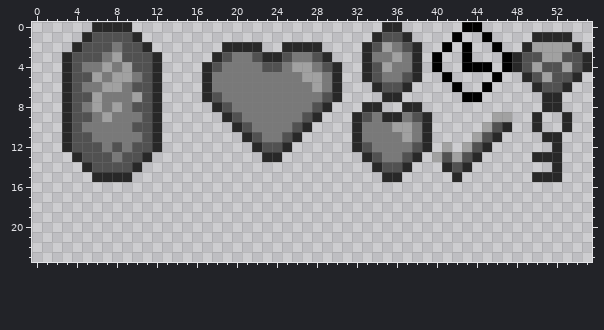
Pixel-art sprite: resources/img/tileset_level_universal.png. That is the earlier state.
The file is 256x32 pixels. The old version is drawn lined up with the new one, on the new canvas.
After the commit:
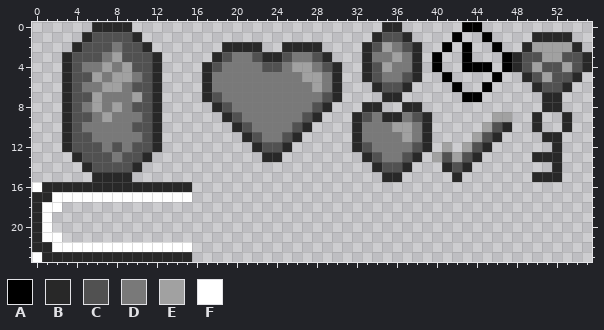
Palette (. is transparent): A #000000  B #282828  C #515151  D #797979  E #a1a1a1  F #ffffff
Edits made:
{"change": "canvas 256x32 -> 56x24 (the part of the old canvas that was cut away was empty and is not shown)"}
{"y":16,"x":0,"old":"................","new":"FBBBBBBBBBBBBBBB"}
{"y":17,"x":0,"old":"................","new":"BBFFFFFFFFFFFFFF"}
{"y":18,"x":0,"old":"...","new":"BFF"}
{"y":19,"x":0,"old":"..","new":"BF"}
{"y":20,"x":0,"old":"..","new":"BF"}
{"y":21,"x":0,"old":"...","new":"BFF"}
{"y":22,"x":0,"old":"................","new":"BBFFFFFFFFFFFFFF"}
{"y":23,"x":0,"old":"................","new":"FBBBBBBBBBBBBBBB"}
{"label":"added","picture_box":[32,182,192,262]}
